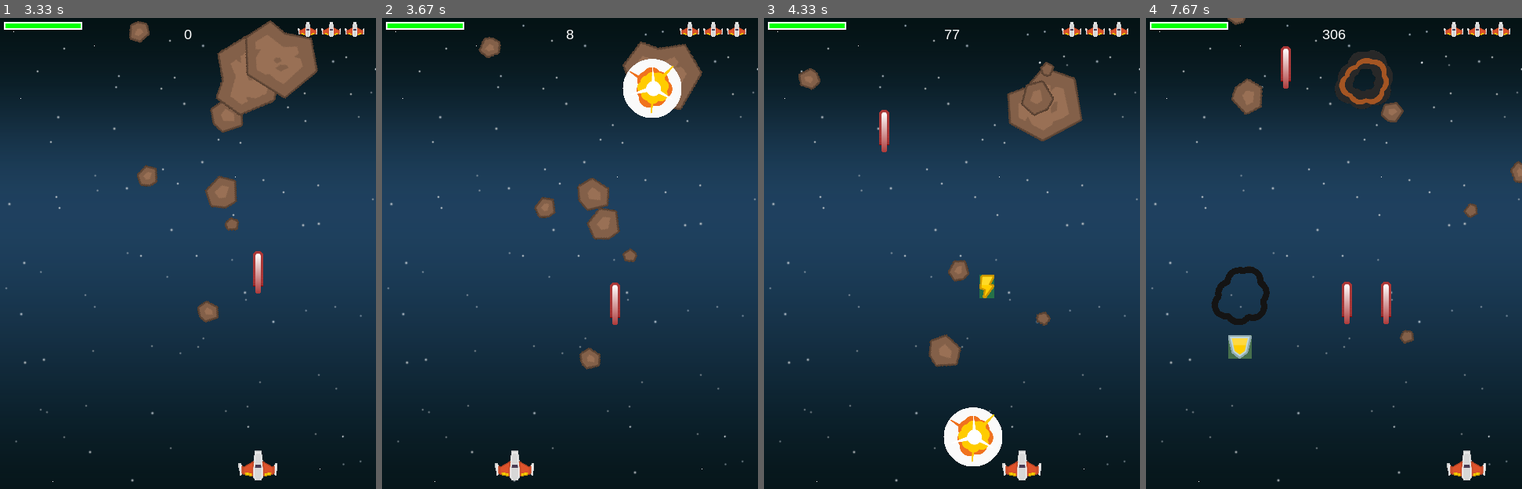
Above: before the commit, frames 1-4 (left to right).
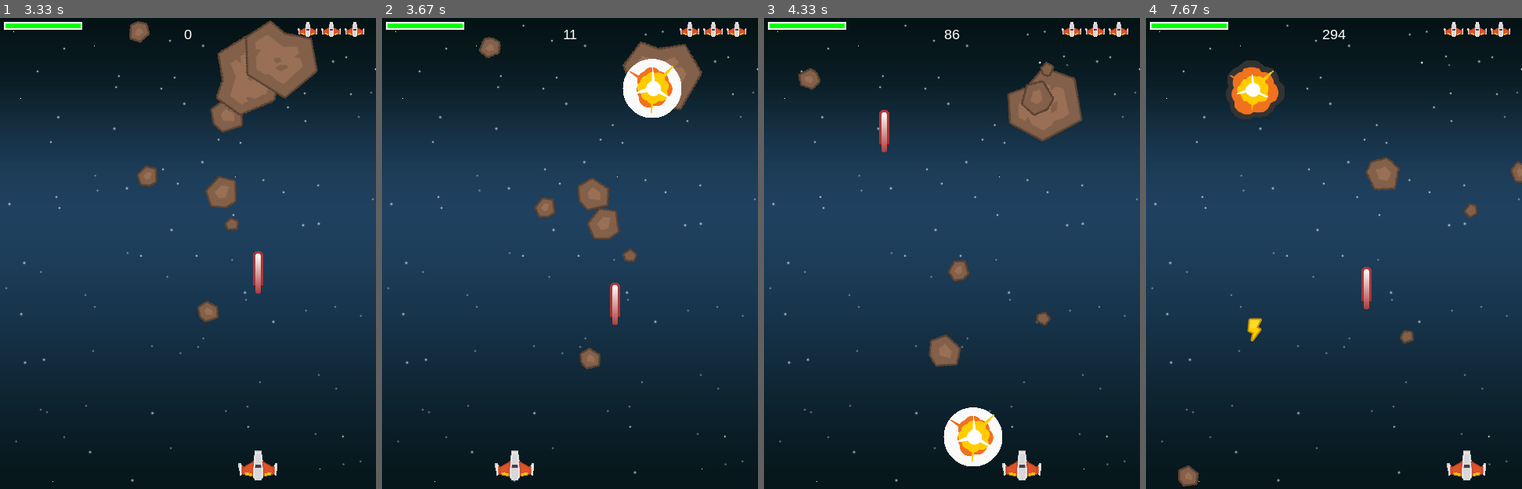
Above: after the commit, the same moments.

Repository: woodko/pygame
Game: pygame game, started from pygame_lesson.py
Two runs of this game, one before a commit and one after it. Both use one fixed random seed, a clock stepped at 60 frames per second and the inputs below.
Inputs:
- Up to frame 1 (3.33 s): hold Right 0.33-0.8 s; hold Right 0.83-1.3 s; hold Left 1.33-1.87 s; hold Left 1.9-2.3 s; hold Right 2.33-2.97 s; tap Space at 3 s
- Up to frame 2 (3.67 s): hold Left from 3.33 s (still down); tap Space at 3.4 s
- Up to frame 3 (4.33 s): tap Space at 3.7, 3.9, 4.2 s; release Left at 3.8 s; hold Right 3.83-4.3 s
- Up to frame 4 (7.67 s): hold Right 4.33-4.8 s; tap Space at 4.4, 4.7, 4.9, 5.2, 5.47, 5.77, 5.9, 6.2, 6.57, 6.87, 7.07, 7.37, 7.57 s; hold Left 4.83-5.37 s; hold Left 5.4-5.8 s; hold Right 5.83-6.47 s; hold Left 6.5-6.97 s; hold Right 7-7.47 s; hold Right from 7.5 s (still down)

Frame 1 is identical in both runs. In frame 2, less than 0.1% of the frame differs, in the area x 48-52%, y 2-5%; in frame 3, 0.3%; in frame 4, 5.6%, in the area x 8-69%, y 0-100%.

Commit message:
Finish 2.0

Diff:
--- a/pygame_lesson.py
+++ b/pygame_lesson.py
@@ -253,8 +253,8 @@
 bullet_img = pygame.image.load(path.join(img_dir, "laserRed16.png")).convert()
 
 powerup_images = {}
-powerup_images['shield'] = pygame.image.load(path.join(img_dir, 'shield_gold.png')).convert()
-powerup_images['gun'] = pygame.image.load(path.join(img_dir, 'bolt_gold.png')).convert()
+powerup_images['shield'] = pygame.image.load(path.join(img_dir, 'shield_gold.png'))
+powerup_images['gun'] = pygame.image.load(path.join(img_dir, 'bolt_gold.png'))
 
 
 all_sprites = pygame.sprite.Group()
@@ -368,15 +368,16 @@
     # Проверка - попадание в моба
     hits = pygame.sprite.groupcollide(mobs, bullets, True, True)
     for hit in hits:
-        score += 50 - hit.radius
+        score += 53 - hit.radius
         random.choice(expl_sounds).play()
         expl = Explosion(hit.rect.center, 'lg')
         all_sprites.add(expl)
         newmob()
-        if random.random() > 0.9:
-            pow = Pow(hit.rect.center)
-            all_sprites.add(pow)
-            powerups.add(pow)
+        if score % 2 == 0:
+            if random.random() > 0.9:
+                pow = Pow(hit.rect.center)
+                all_sprites.add(pow)
+                powerups.add(pow)
 
 
     # Проверка - не ударил ли моб игрока
@@ -403,7 +404,7 @@
         if hit.type == 'shield':
             player.shield += random.randrange(10, 30)
             if player.shield >= 100:
-                player.shield = 100
+                player.shield = 50
                 shield_sound.play()
         if hit.type == 'gun':
             player.powerup()
Not shown, changed: .DS_Store
